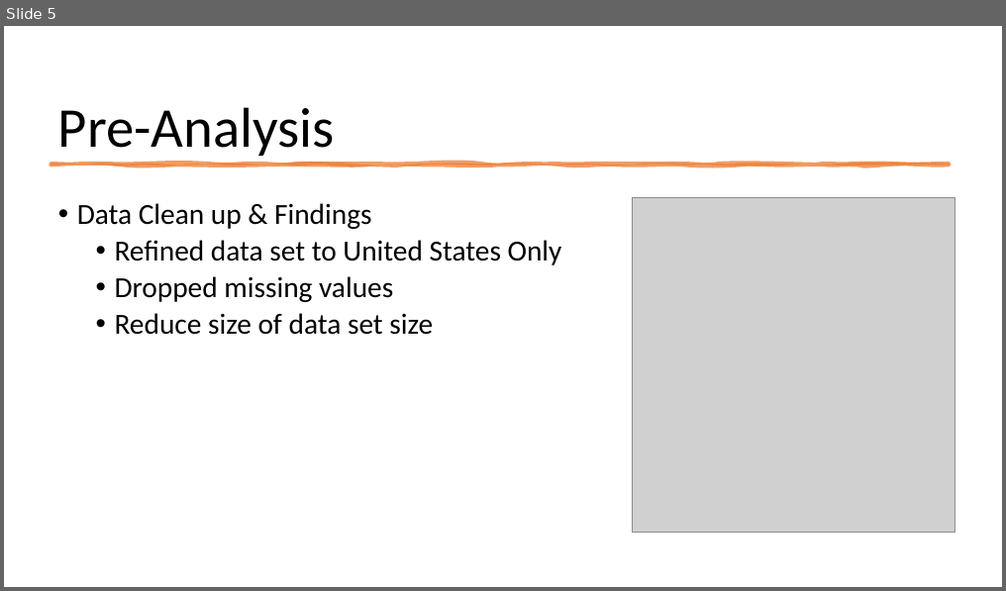
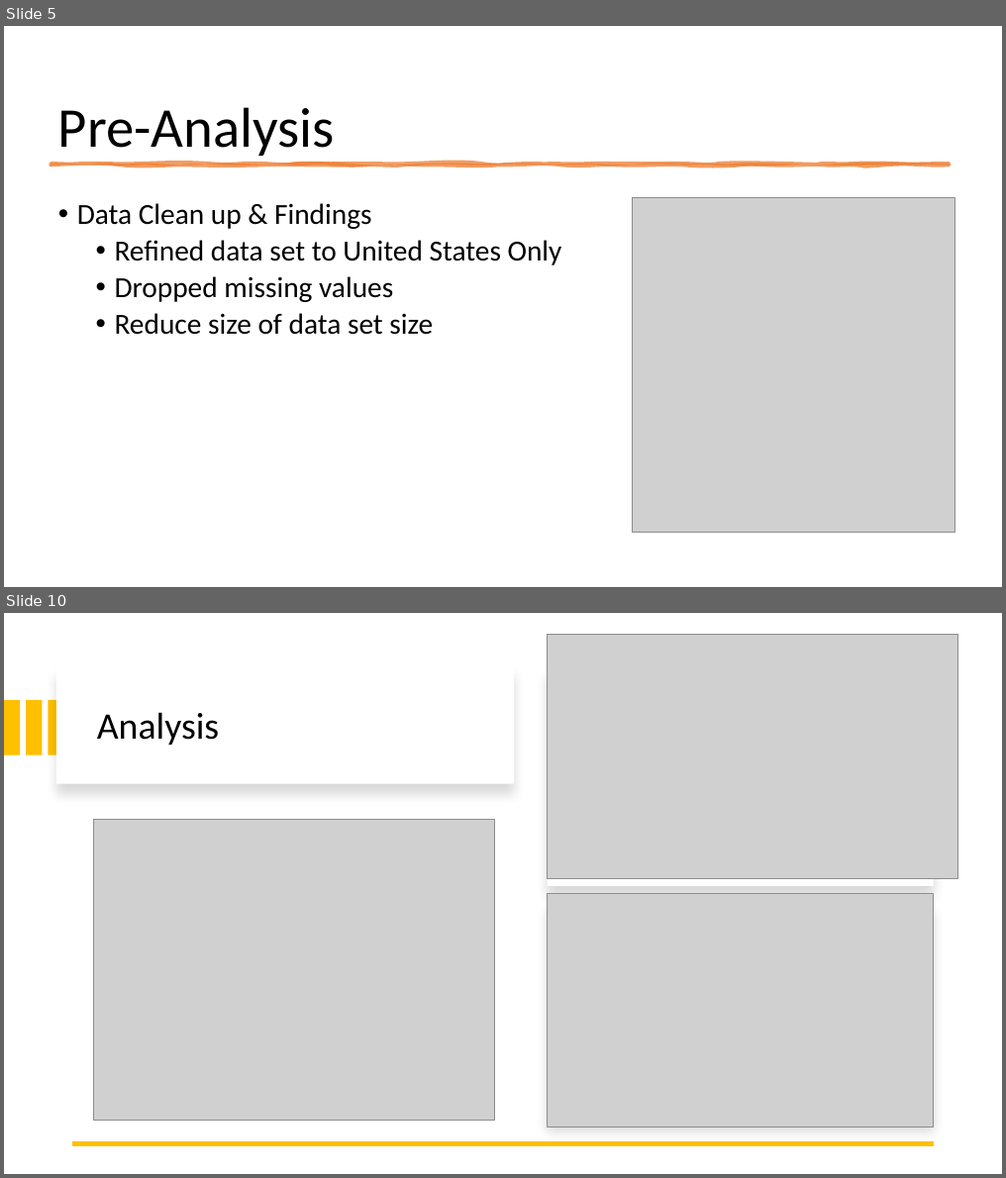
Before and after one commit to mbarre8/Project_1, a slide deck: Project1-PP.pptx. Shown one above the other, each under a label of ours: slide 5 before the commit, slides 5 and 10 after it; the slides between them are not shown. The pictures are 1006x591 and 1006x1178 pixels, drawn with LibreOffice and Linux fonts; fonts in the diff are those of the drawing; grey boxes stand for pictures. Boxes give left, top, right and bottom in pixels: in the first picture for what was removed or moved away, otherwise in the second. Text is boxed around its words. In the diff, an @@ line names an element or a change of style, - is before the commit and + after.

```diff
--- a/Project1-PP.pptx
+++ b/Project1-PP.pptx
@@ slide 10 added at <box>4,613,1002,1174</box>, background #FFFFFF @@
@@ picture added at <box>548,635,958,878</box> @@
@@ rectangle added at <box>56,666,514,784</box>, fill #FFFFFF @@
@@ rectangle added at <box>548,666,934,886</box>, fill #FFFFFF @@
@@ rectangle added at <box>4,700,20,756</box>, fill #FFC000 @@
@@ rectangle added at <box>26,700,42,756</box>, fill #FFC000 @@
@@ rectangle added at <box>49,700,63,756</box>, fill #FFC000 @@
@@ title added at <box>97,712,219,745</box>, 36 pt, text #000000 @@
+Analysis
@@ picture added at <box>93,820,494,1121</box> @@
@@ rectangle added at <box>548,902,934,1121</box>, fill #FFFFFF @@
@@ picture added at <box>548,894,934,1128</box> @@
@@ line added from (934, 1145) to (73, 1145), #FFC000 4.5 pt @@
```
Also in this commit, not shown: 6 slides changed, 2 other slides added, 2 slides removed, 24 other files.
